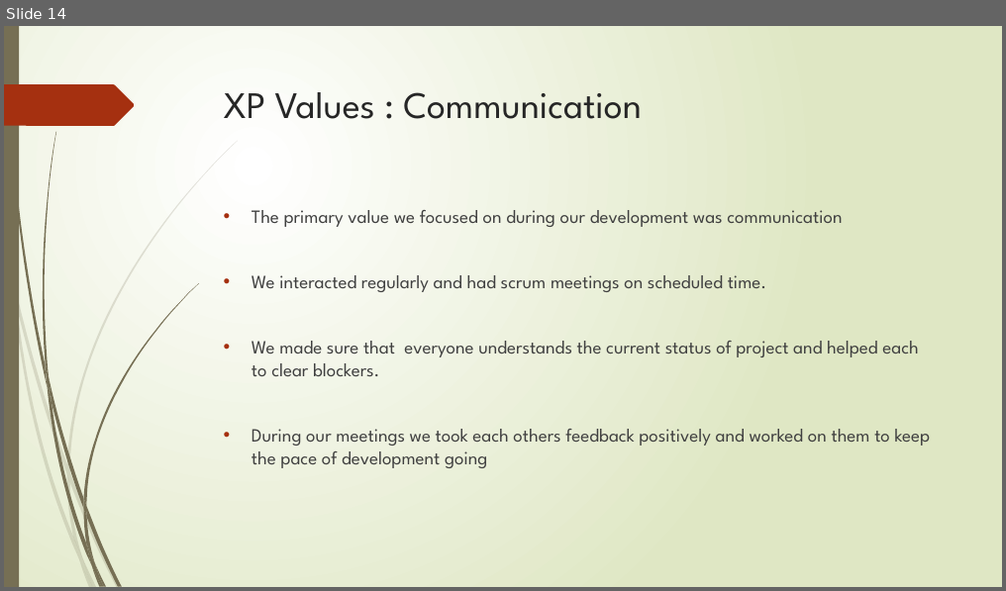
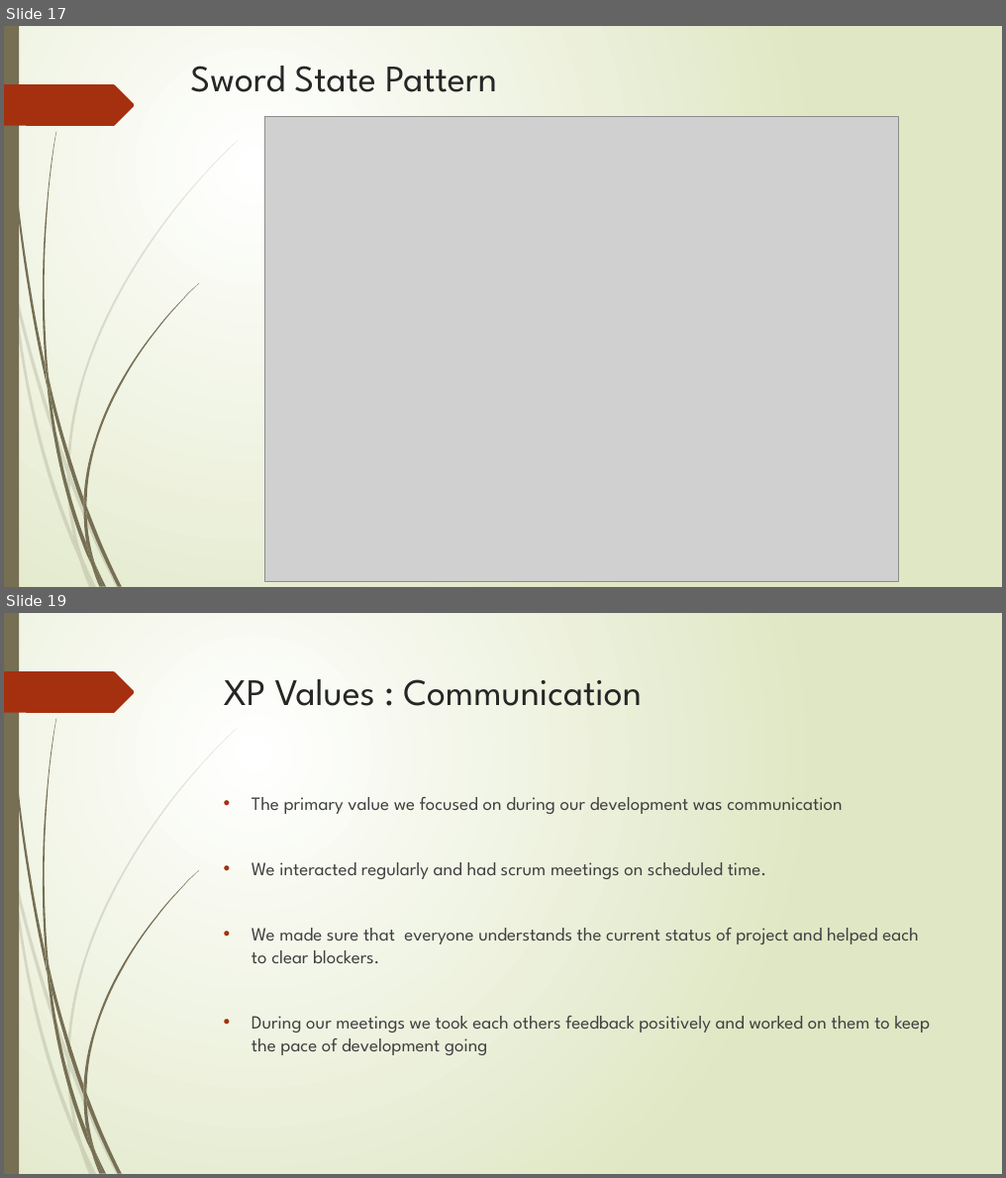
Before and after one commit to KritiJar/fa18-202-pheonix, a slide deck: Presentation/The Walking Dead.pptx. Shown one above the other, each under a label of ours: slide 14 before the commit, slides 17 and 19 after it; the slides between them are not shown. The pictures are 1006x591 and 1006x1178 pixels, drawn with LibreOffice and Linux fonts; fonts in the diff are those of the drawing; grey boxes stand for pictures. Boxes give left, top, right and bottom in pixels: in the first picture for what was removed or moved away, otherwise in the second. Text is boxed around its words. In the diff, an @@ line names an element or a change of style, - is before the commit and + after.

```diff
--- a/Presentation/The Walking Dead.pptx
+++ b/Presentation/The Walking Dead.pptx
@@ slide 17 added at [4, 26, 1002, 587], background gradient #FFFFFF to #DFE8C4; not listed: 24 template elements that a slide beside it also shows @@
@@ title added at [190, 66, 497, 92], 36 pt, text #262626 @@
+Sword State Pattern
@@ picture added at [264, 116, 898, 581] @@
@@ what was slide 14 is now slide 19 @@
```
Also in this commit, not shown: 3 slides changed, 5 other slides added, 1 slide removed.
